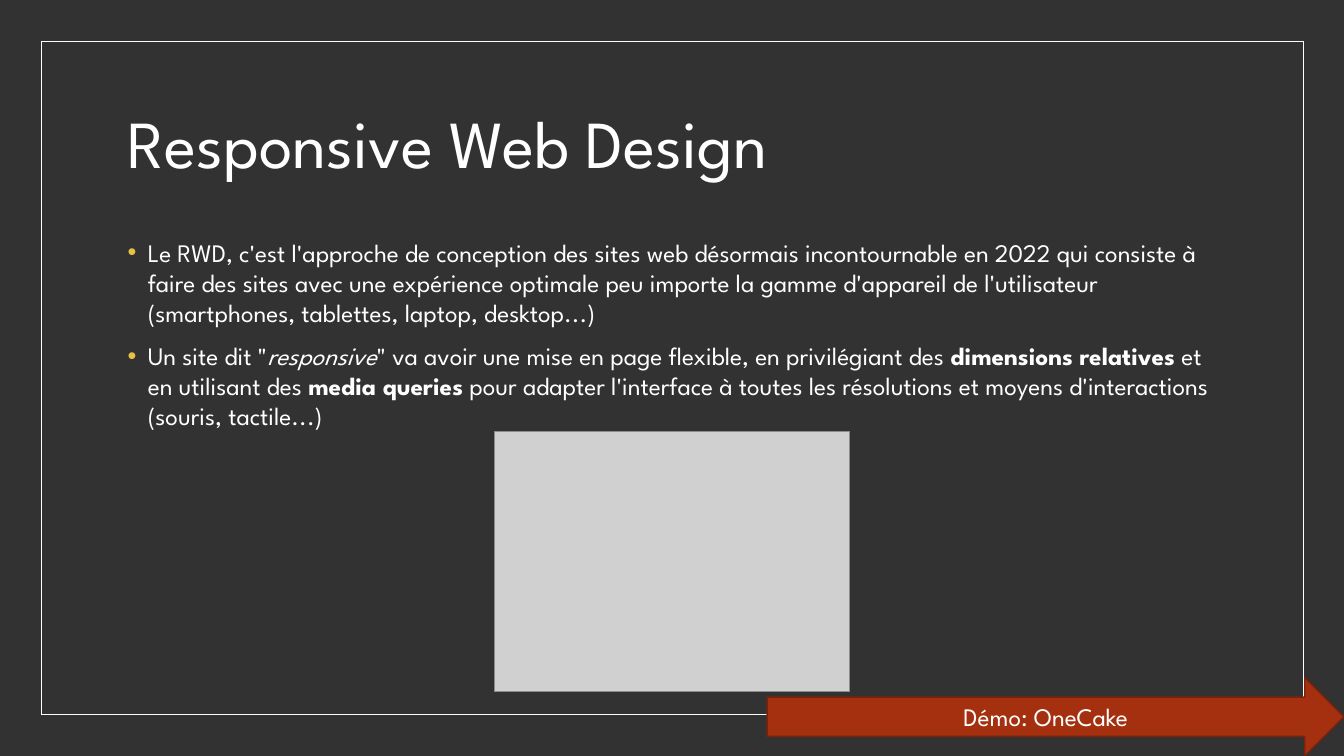
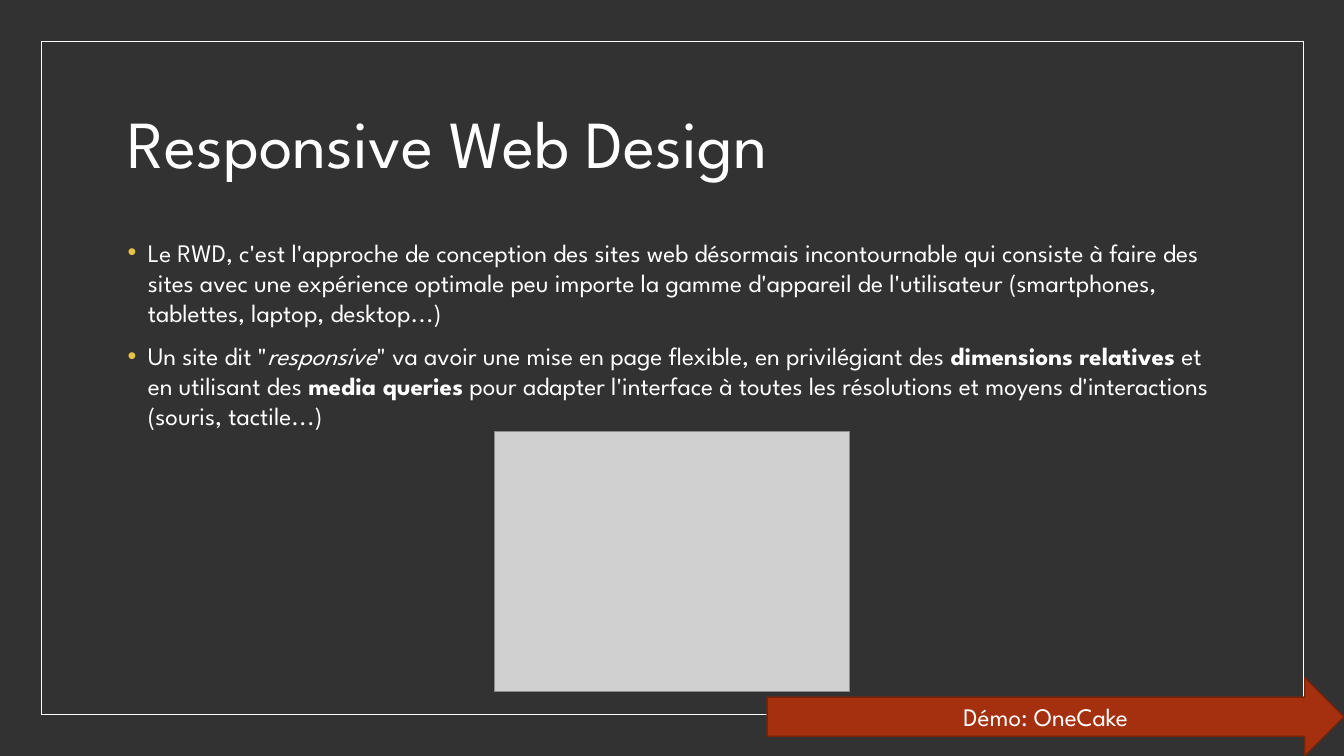
Before and after one commit to worldline/html-css-training, a slide deck: slide 16 of presenter_fr.pptx (slide 15 before the commit). Drawn at 1344x756 pixels with LibreOffice and Linux fonts; fonts in the diff are those of the drawing; grey boxes stand for pictures. Boxes give left, top, right and bottom in pixels: in the first picture for what was removed or moved away, otherwise in the second. Text is boxed around its words. In the diff, an @@ line names an element or a change of style, - is before the commit and + after.

Commit message:
update slides

```diff
--- a/presenter_fr.pptx
+++ b/presenter_fr.pptx
@@ text at (x1=148, y1=244, x2=1198, y2=328): text changed @@
-• Le RWD, c'est l'approche de conception des sites web désormais incontournable en 2022 qui consiste à faire des sites avec une expérience optimale peu importe la gamme d'appareil de l'utilisateur (smartphones, tablettes, laptop, desktop...)
+• Le RWD, c'est l'approche de conception des sites web désormais incontournable qui consiste à faire des sites avec une expérience optimale peu importe la gamme d'appareil de l'utilisateur (smartphones, tablettes, laptop, desktop...)
```
Also in this commit, not shown: 2 slides added.
